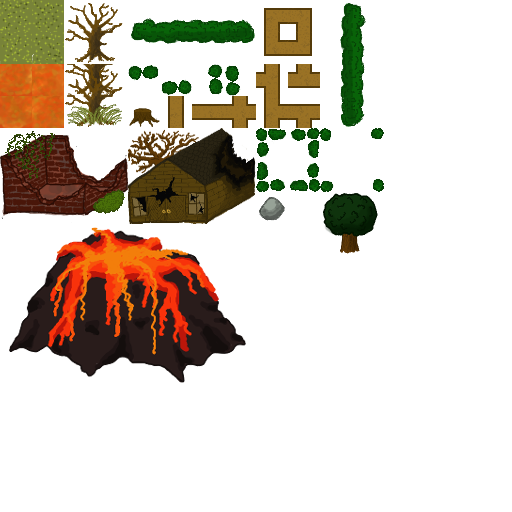
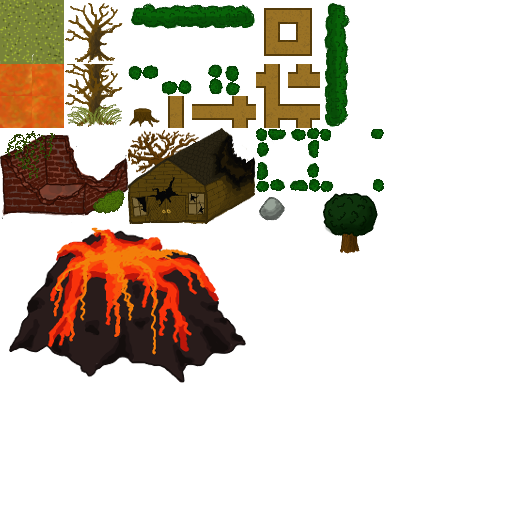
Layered file, before and after one edit (w=512, h=512). Changes by layer:
painted on "Layer" over [131, 3, 381, 129]
